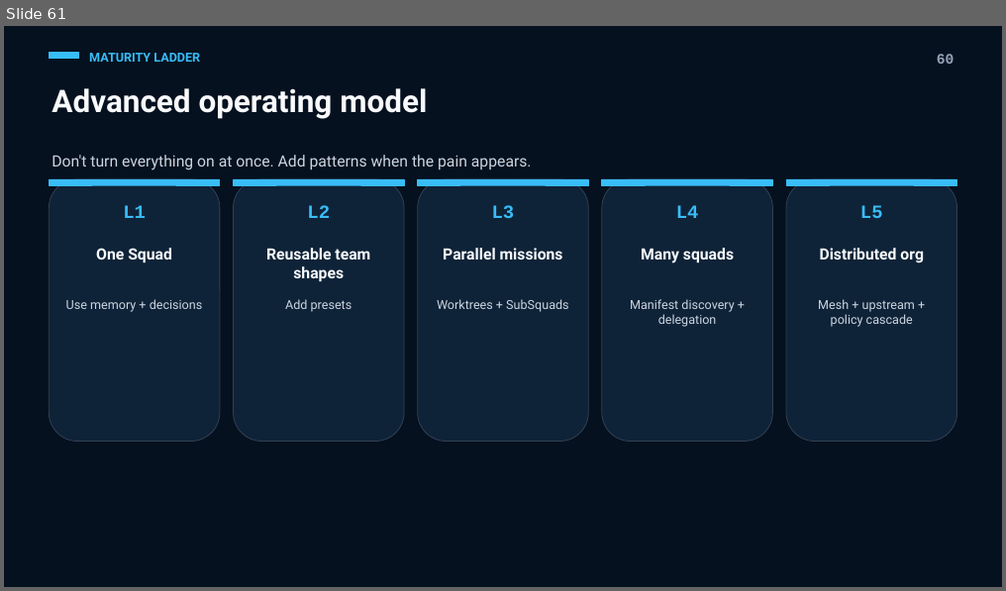
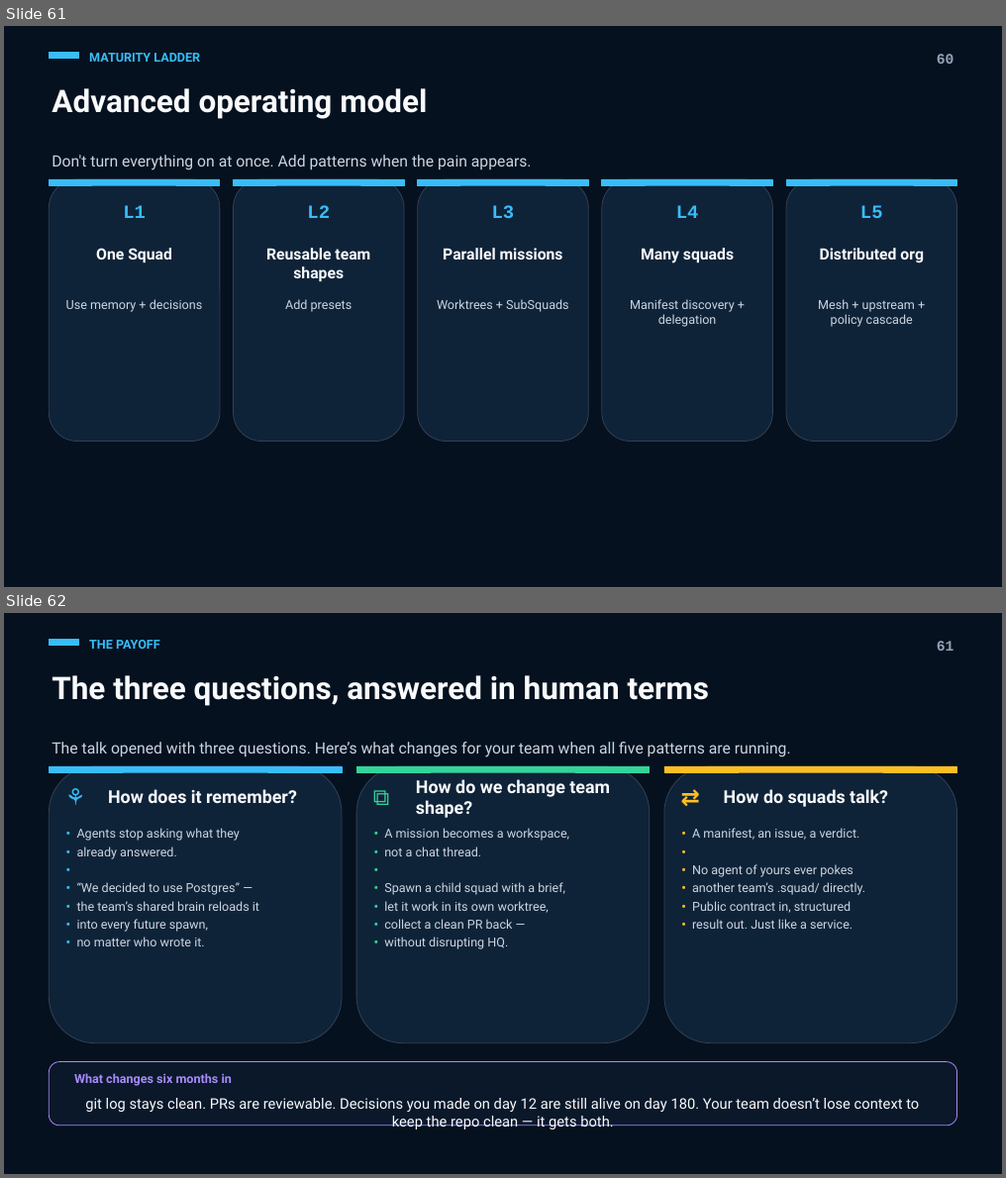
Before and after one commit to bradygaster/squad, a slide deck: docs/advanced-squad-session/advanced-squad-session.pptx. Shown one above the other, each under a label of ours: slide 61 before the commit, slides 61 and 62 after it. The pictures are 1006x591 and 1006x1178 pixels, drawn with LibreOffice and Linux fonts; fonts in the diff are those of the drawing. Boxes give left, top, right and bottom in pixels: in the first picture for what was removed or moved away, otherwise in the second. Text is boxed around its words. In the diff, an @@ line names an element or a change of style, - is before the commit and + after.

```diff
--- a/docs/advanced-squad-session/advanced-squad-session.pptx
+++ b/docs/advanced-squad-session/advanced-squad-session.pptx
@@ slide 62 added at <box>4,613,1002,1174</box>, background #FFFFFF @@
@@ rectangle added at <box>4,613,1002,1174</box>, fill #06111F @@
@@ rectangle added at <box>49,639,79,646</box>, fill #38BDF8, outline #38BDF8 0.75 pt @@
@@ text added at <box>89,640,160,649</box>, 12 pt, text #38BDF8, bold @@
+THE PAYOFF
@@ text added at <box>937,641,954,651</box>, 14 pt, text #94A3B8, bold @@
+61
@@ text added at <box>52,675,710,706</box>, 30 pt, text #F8FAFC, bold @@
+The three questions, answered in human terms
@@ text added at <box>52,742,791,758</box>, 15 pt, text #CBD5E1 @@
+The talk opened with three questions. Here’s what changes for your team when all five patterns are running.
@@ rounded rectangle added at <box>49,766,342,1044</box>, fill #0F2338, outline #334155 0.75 pt @@
@@ rectangle added at <box>49,766,342,772</box>, fill #38BDF8, outline #38BDF8 0.75 pt @@
@@ text added at <box>62,780,104,814</box>, 22 pt, text #38BDF8, bold @@
+⚘
@@ text added at <box>108,789,297,803</box>, 17 pt, text #F8FAFC, bold @@
+How does it remember?
@@ rounded rectangle added at <box>356,766,649,1044</box>, fill #0F2338, outline #334155 0.75 pt @@
@@ rectangle added at <box>356,766,649,772</box>, fill #34D399, outline #34D399 0.75 pt @@
@@ text added at <box>370,780,411,814</box>, 22 pt, text #34D399, bold @@
+⧉
@@ text added at <box>416,779,610,818</box>, 17 pt, text #F8FAFC, bold @@
+How do we change team shape?
@@ rounded rectangle added at <box>664,766,957,1044</box>, fill #0F2338, outline #334155 0.75 pt @@
@@ rectangle added at <box>664,766,957,772</box>, fill #FBBF24, outline #FBBF24 0.75 pt @@
@@ text added at <box>678,780,719,814</box>, 22 pt, text #FBBF24, bold @@
+⇄
@@ text added at <box>724,789,888,807</box>, 17 pt, text #F8FAFC, bold @@
+How do squads talk?
@@ text added at <box>77,828,259,947</box>, 12 pt, text #CBD5E1 @@
+• Agents stop asking what they
+• already answered.
+•
+• “We decided to use Postgres” —
+• the team’s shared brain reloads it
+• into every future spawn,
+• no matter who wrote it.
@@ text added at <box>384,828,569,950</box>, 12 pt, text #CBD5E1 @@
+• A mission becomes a workspace,
+• not a chat thread.
+•
+• Spawn a child squad with a brief,
+• let it work in its own worktree,
+• collect a clean PR back —
+• without disrupting HQ.
@@ text added at <box>692,828,865,929</box>, 12 pt, text #CBD5E1 @@
+• A manifest, an issue, a verdict.
+•
+• No agent of yours ever pokes
+• another team’s .squad/ directly.
+• Public contract in, structured
+• result out. Just like a service.
@@ rounded rectangle added at <box>49,1062,957,1126</box>, fill #0A182A, outline #A78BFA 0.75 pt @@
@@ text added at <box>74,1073,232,1086</box>, 12 pt, text #A78BFA, bold @@
+What changes six months in
@@ text added at <box>85,1098,919,1130</box>, 14 pt, text #F8FAFC @@
+git log stays clean. PRs are reviewable. Decisions you made on day 12 are still alive on day 180. Your team doesn’t lose context to keep the repo clean — it gets both.
```
Also in this commit, not shown: 8 slides changed, 1 other file.
